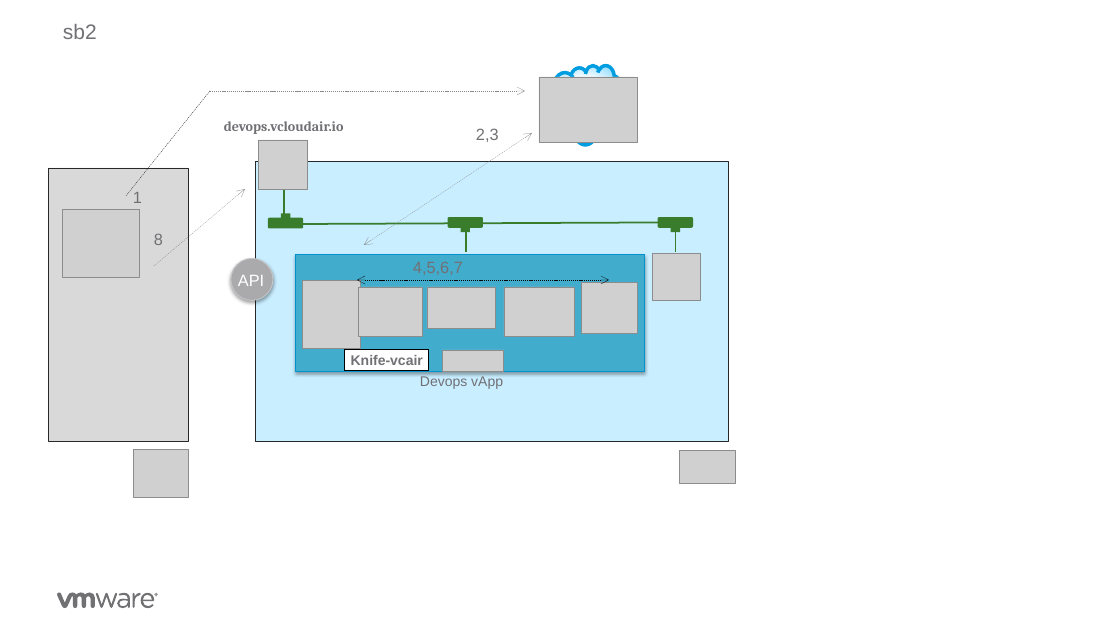
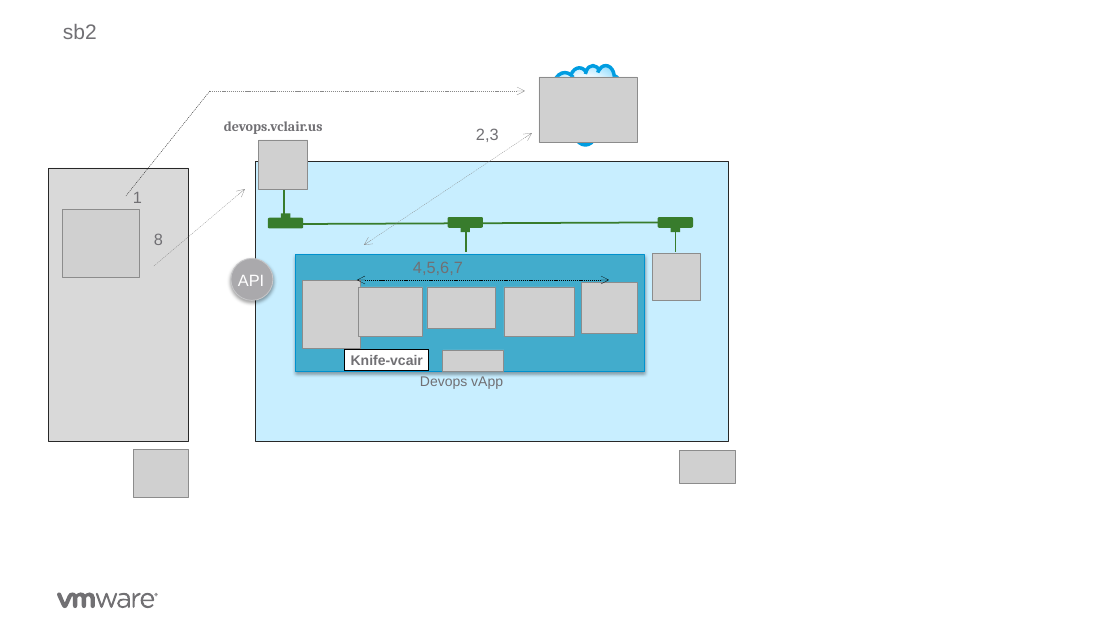
Before and after one commit to rdbwebster/vcadevops, a slide deck: slide 12 of DevopsDemo.pptx. Drawn at 1120x630 pixels with LibreOffice and Linux fonts; fonts in the diff are those of the drawing; grey boxes stand for pictures; background and template pictures are left out. Boxes give left, top, right and bottom in pixels: in the first picture for what was removed or moved away, otherwise in the second. Text is boxed around its words. In the diff, an @@ line names an element or a change of style, - is before the commit and + after.

```diff
--- a/DevopsDemo.pptx
+++ b/DevopsDemo.pptx
@@ text at (224, 121, 323, 134): text changed @@
-devops.vcloudair.io
+devops.vclair.us
```
Also in this commit, not shown: 3 other slides changed, 2 slides added, 1 slide removed, 4 other files.
